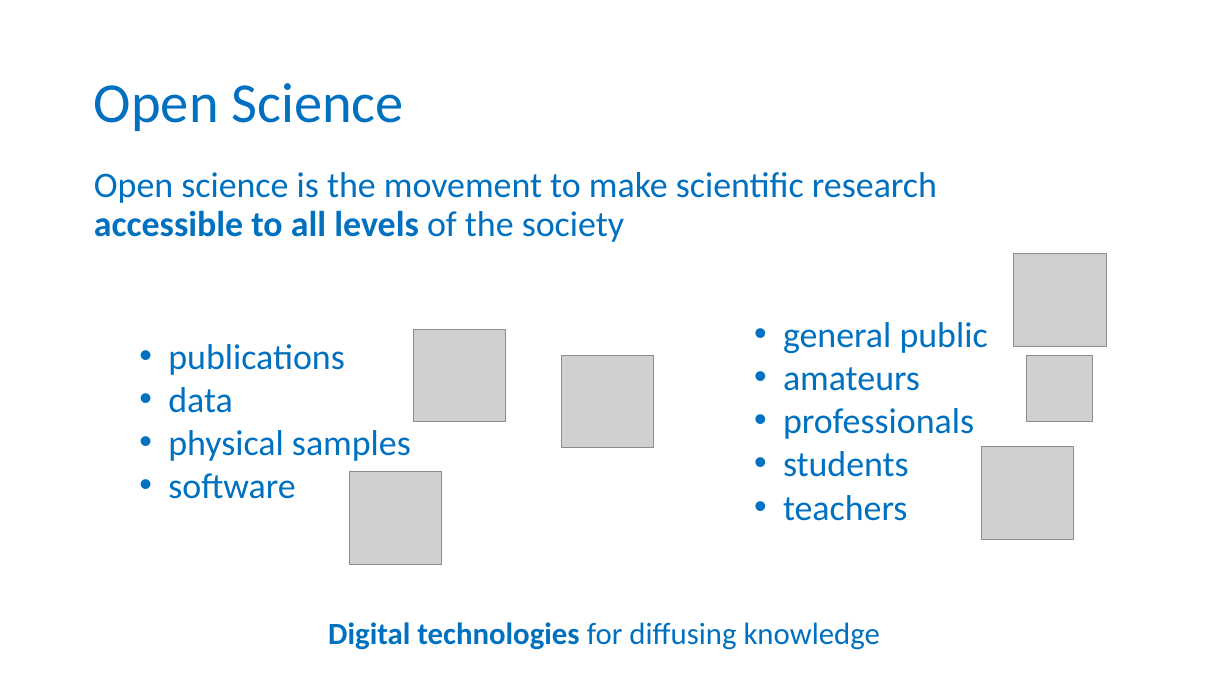
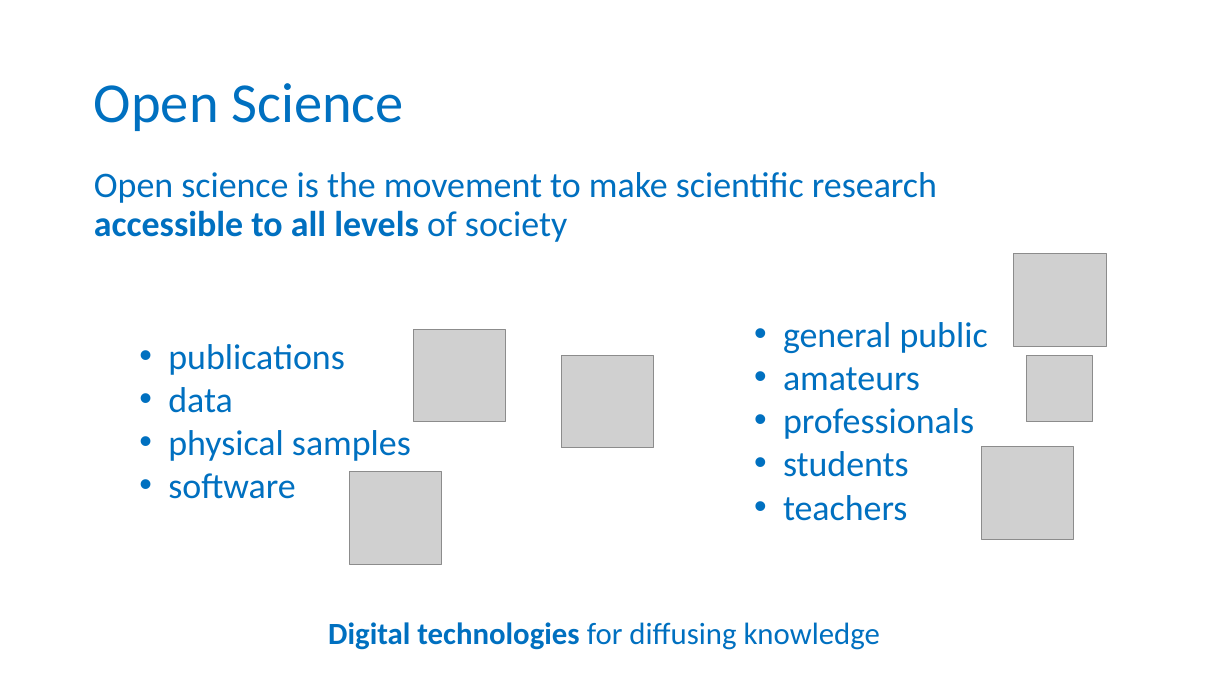
Before and after one commit to carpentries-incubator/fair-for-leaders, a slide deck: slide 5 of instructors/01_Why_are_we_here.pptx. Drawn at 1232x693 pixels with LibreOffice and Linux fonts; fonts in the diff are those of the drawing; grey boxes stand for pictures; background and template pictures are left out. Boxes give left, top, right and bottom in pixels: in the first picture for what was removed or moved away, otherwise in the second. Text is boxed around its words. In the diff, an @@ line names an element or a change of style, - is before the commit and + after.

Commit message:
minor changes inc typo and formatting

```diff
--- a/instructors/01_Why_are_we_here.pptx
+++ b/instructors/01_Why_are_we_here.pptx
@@ text at (94,172,937,242): text changed @@
-Open science is the movement to make scientific research
-accessible to all levels of the society
+Open science is the movement to make scientific research
+accessible to all levels of society
```
Also in this commit, not shown: 3 other slides changed.
